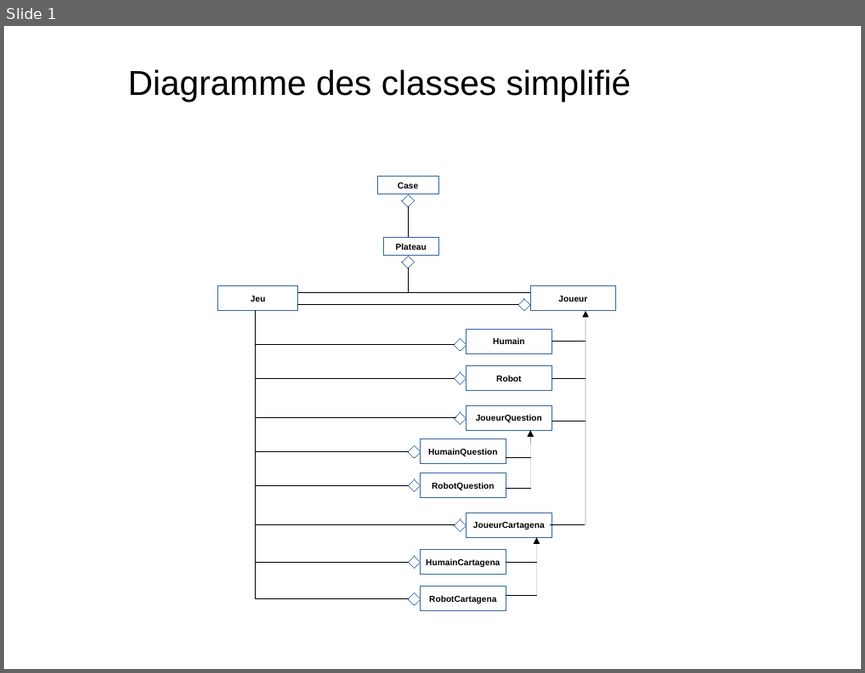
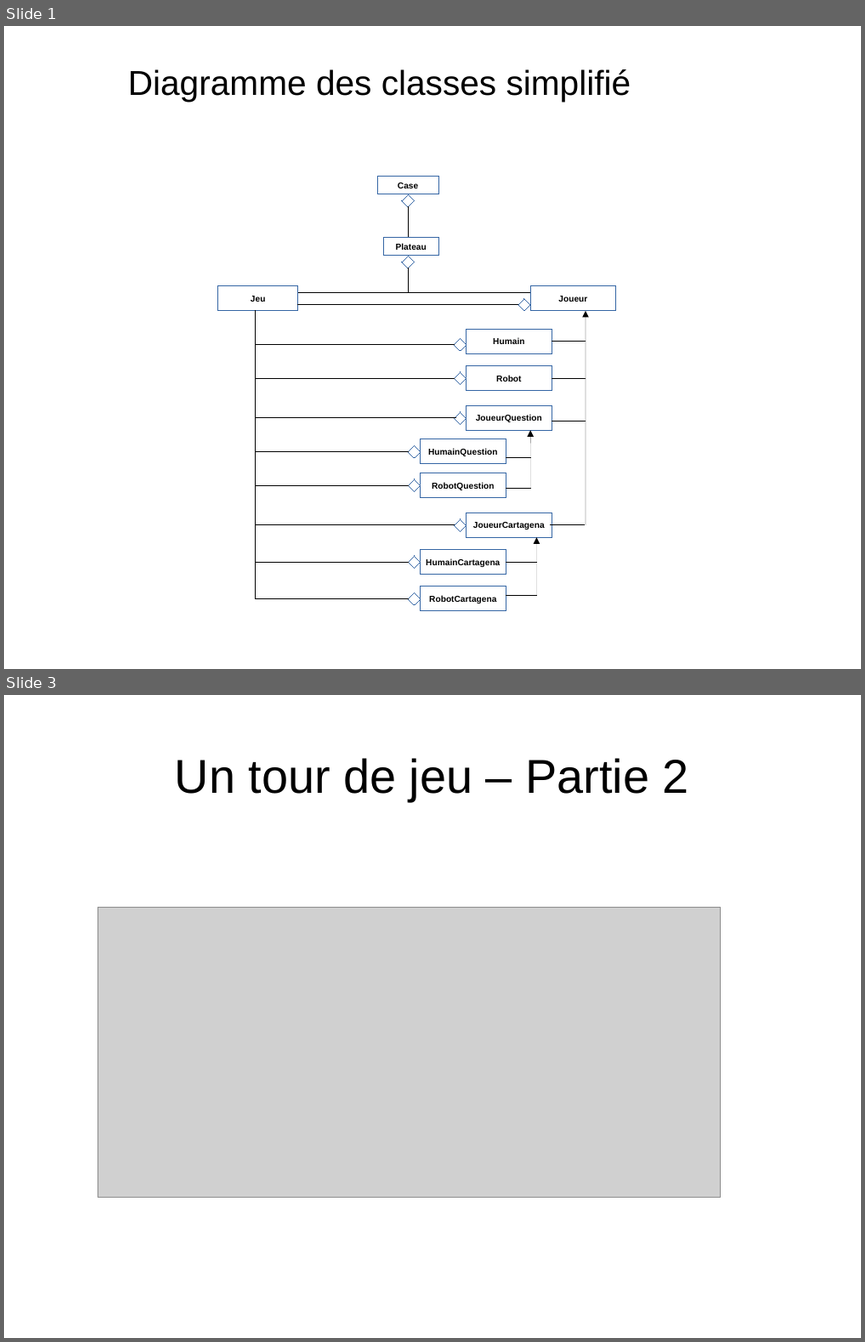
Before and after one commit to kwillup7d/Docs, a slide deck: presa.odp. Shown one above the other, each under a label of ours: slide 1 before the commit, slides 1 and 3 after it; the slides between them are not shown. The pictures are 865x673 and 865x1342 pixels, drawn with LibreOffice and Linux fonts; fonts in the diff are those of the drawing; grey boxes stand for pictures. Boxes give left, top, right and bottom in pixels: in the first picture for what was removed or moved away, otherwise in the second. Text is boxed around its words. In the diff, an @@ line names an element or a change of style, - is before the commit and + after.

```diff
--- a/presa.odp
+++ b/presa.odp
@@ slide 3 added at [4,695,861,1338], background #FFFFFF @@
@@ title added at [175,758,689,801], 44 pt, text #000000 @@
+Un tour de jeu – Partie 2
@@ picture added at [98,907,720,1197] @@
```
Also in this commit, not shown: 1 other slide added, 3 other files.
